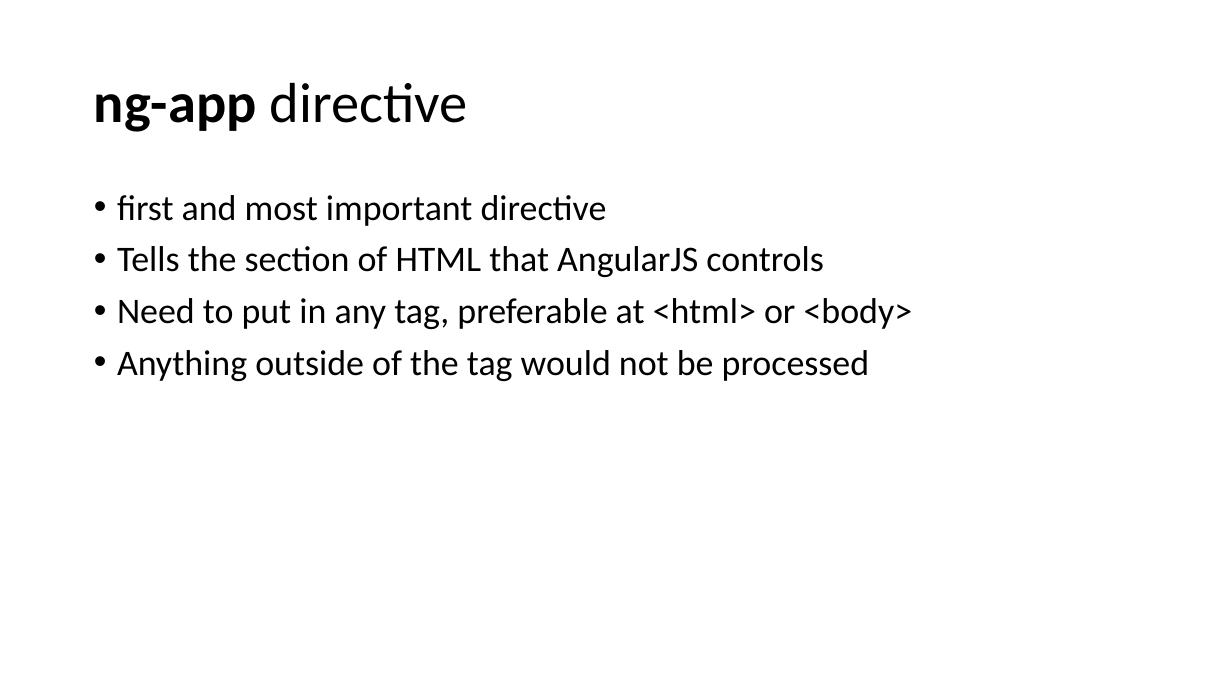
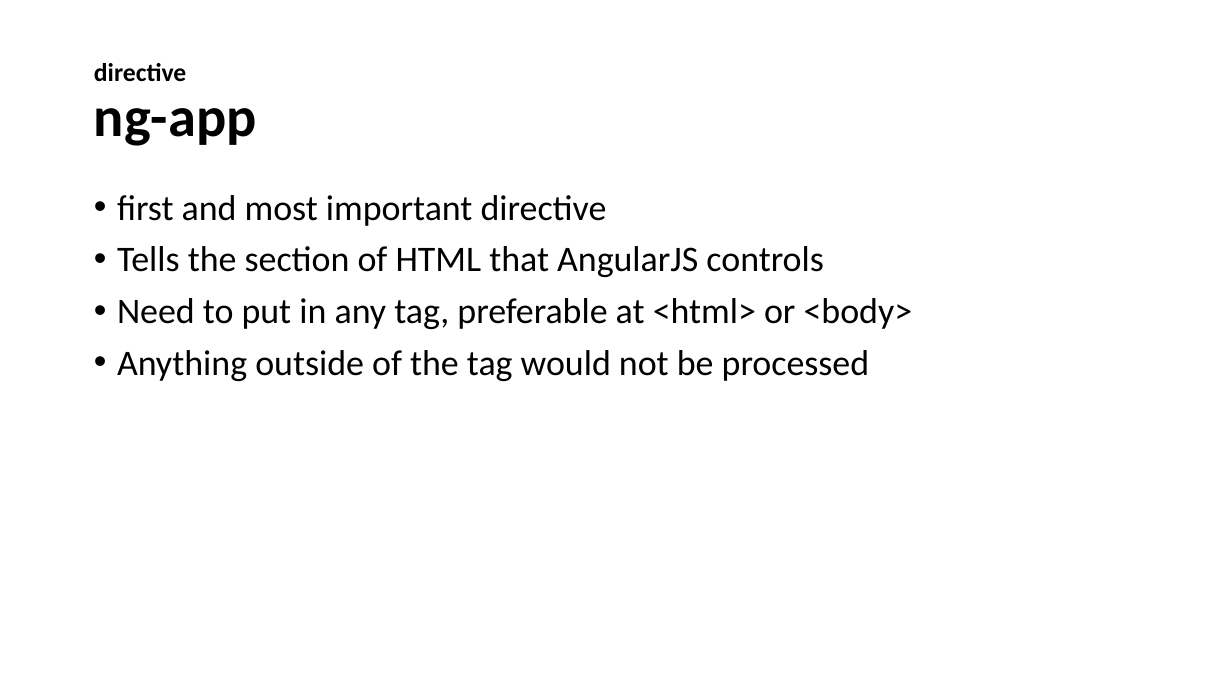
Before and after one commit to santoshkar/Angular, a slide deck: slide 6 of Angular JS draft.pptx. Drawn at 1232x693 pixels with LibreOffice and Linux fonts; fonts in the diff are those of the drawing. Boxes give left, top, right and bottom in pixels: in the first picture for what was removed or moved away, otherwise in the second. Text is boxed around its words. In the diff, an @@ line names an element or a change of style, - is before the commit and + after.

```diff
--- a/Angular JS draft.pptx
+++ b/Angular JS draft.pptx
@@ title at (94,63,257,146): text changed; size 44 to 20 pt; bold on @@
-ng-app directive
+directive
+ng-app
```
Also in this commit, not shown: 6 other slides changed, 8 slides added, 1 slide removed, 4 other files.
